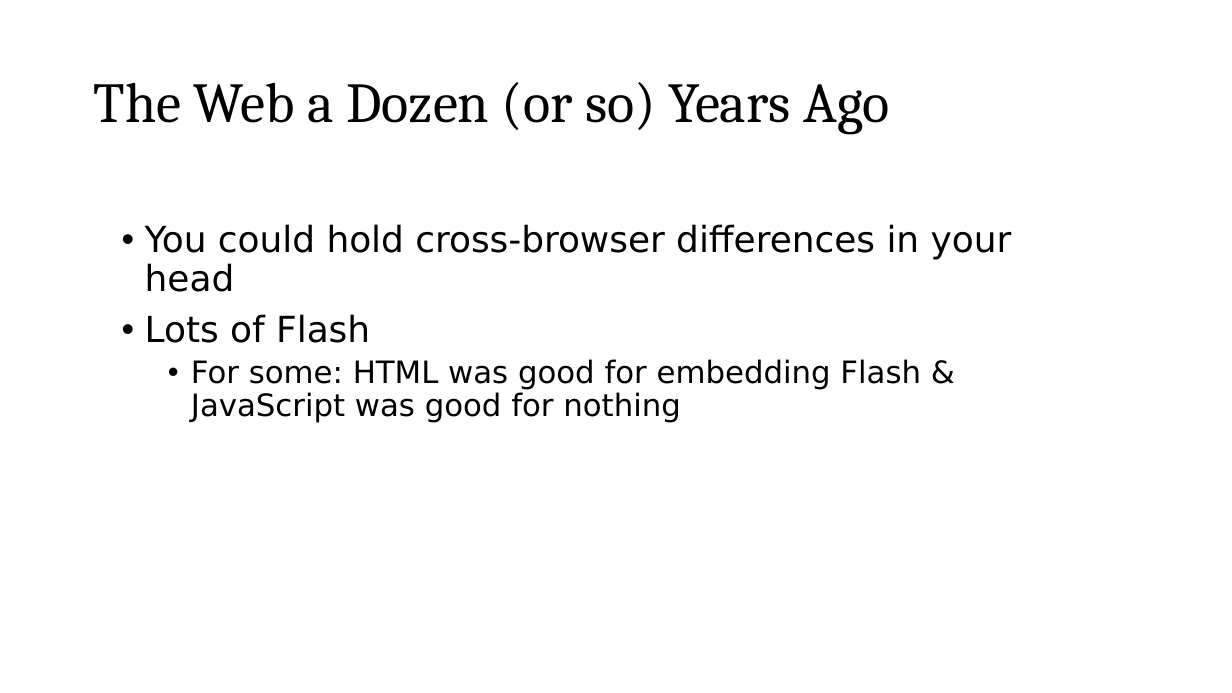
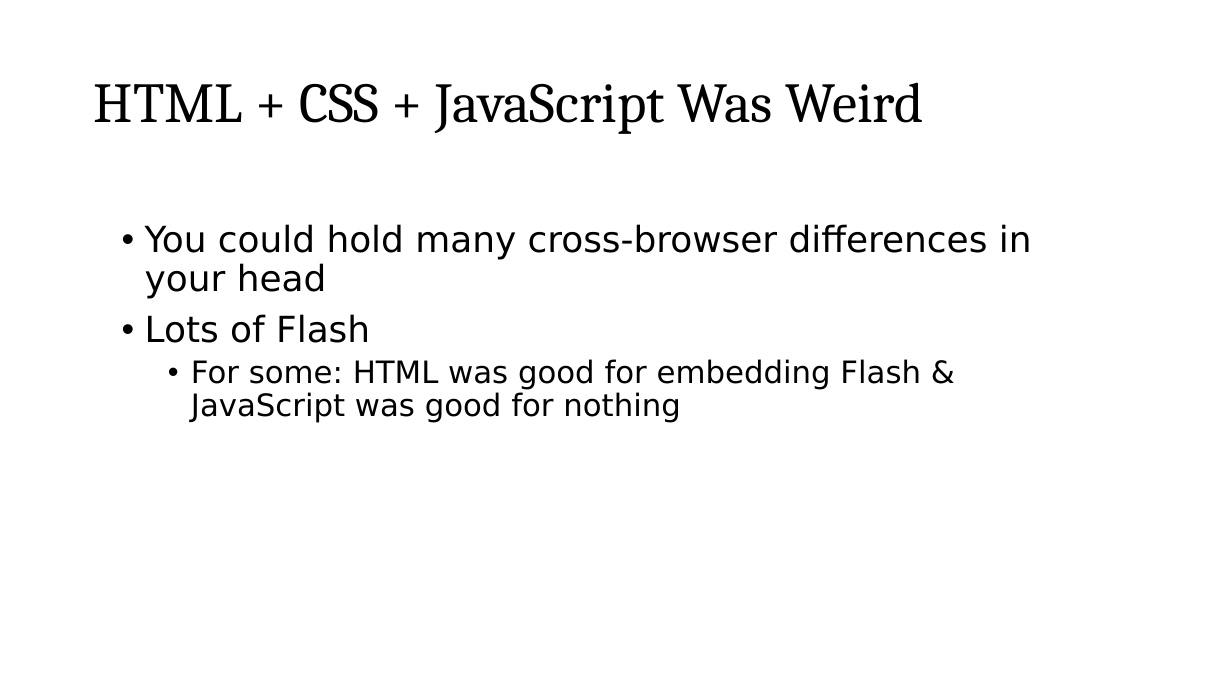
Before and after one commit to roblarsen/rob-larsen-presentations, a slide deck: slide 5 of wild-world-web.pptx. Drawn at 1232x693 pixels with LibreOffice and Linux fonts; fonts in the diff are those of the drawing; background and template pictures are left out. Boxes give left, top, right and bottom in pixels: in the first picture for what was removed or moved away, otherwise in the second. Text is boxed around its words. In the diff, an @@ line names an element or a change of style, - is before the commit and + after.

```diff
--- a/wild-world-web.pptx
+++ b/wild-world-web.pptx
@@ title at (x1=94, y1=82, x2=923, y2=134): text changed @@
-The Web a Dozen (or so) Years Ago
+HTML + CSS + JavaScript Was Weird
@@ text at (x1=145, y1=224, x2=1032, y2=299): text changed @@
-• You could hold cross-browser differences in your head
+• You could hold many cross-browser differences in your head
```
Also in this commit, not shown: 12 other slides changed, 4 slides added, 1 slide removed.
